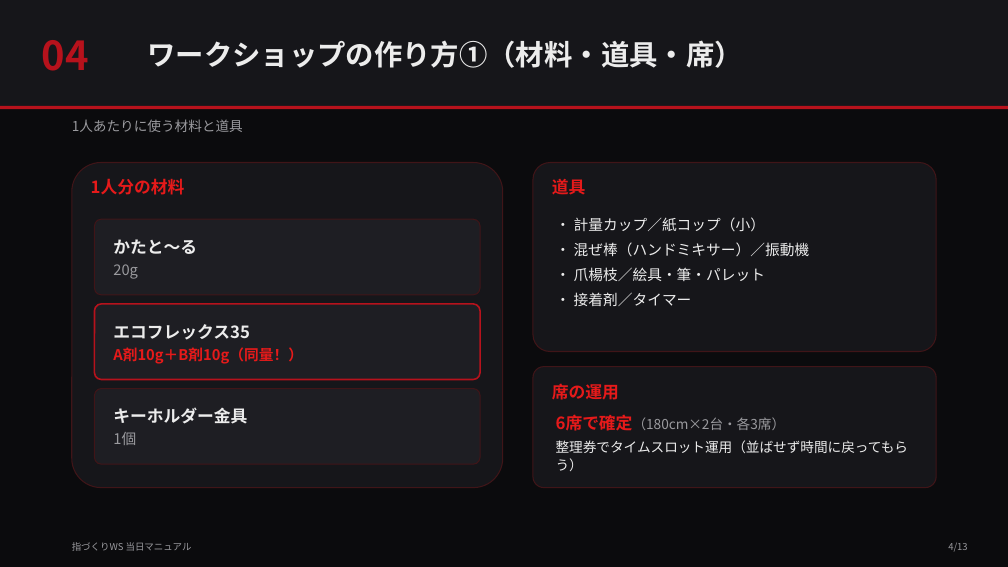
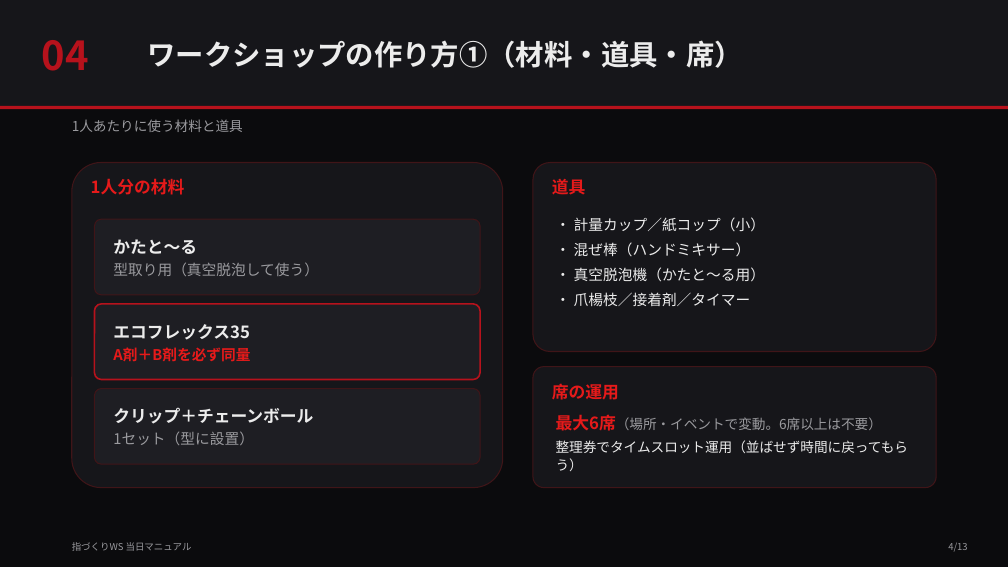
Before and after one commit to Hayato-Kurata/cc-company, a slide deck: slide 5 of 指づくりWS_当日マニュアル_ダーク.pptx. Drawn at 1008x567 pixels with LibreOffice and Linux fonts; fonts in the diff are those of the drawing. Boxes give left, top, right and bottom in pixels: in the first picture for what was removed or moved away, otherwise in the second. Text is boxed around its words. In the diff, an @@ line names an element or a change of style, - is before the commit and + after.

```diff
--- a/指づくりWS_当日マニュアル_ダーク.pptx
+++ b/指づくりWS_当日マニュアル_ダーク.pptx
@@ text at <box>113,262,319,276</box>: text changed @@
-20g
+型取り用（真空脱泡して使う）
@@ text at <box>556,242,765,306</box>: text changed @@
-・ 混ぜ棒（ハンドミキサー）／振動機
-・ 爪楊枝／絵具・筆・パレット
-・ 接着剤／タイマー
+・ 混ぜ棒（ハンドミキサー）
+・ 真空脱泡機（かたと〜る用）
+・ 爪楊枝／接着剤／タイマー
@@ text at <box>113,347,250,362</box>: text changed @@
-A剤10g＋B剤10g（同量！）
+A剤＋B剤を必ず同量
@@ text at <box>113,407,313,445</box>: text changed @@
-キーホルダー金具
-1個
+クリップ＋チェーンボール
+1セット（型に設置）
@@ text at <box>556,414,882,431</box>: text changed @@
-6席で確定（180cm×2台・各3席）
+最大6席（場所・イベントで変動。6席以上は不要）
```
Also in this commit, not shown: 2 other slides changed, 3 other files.
